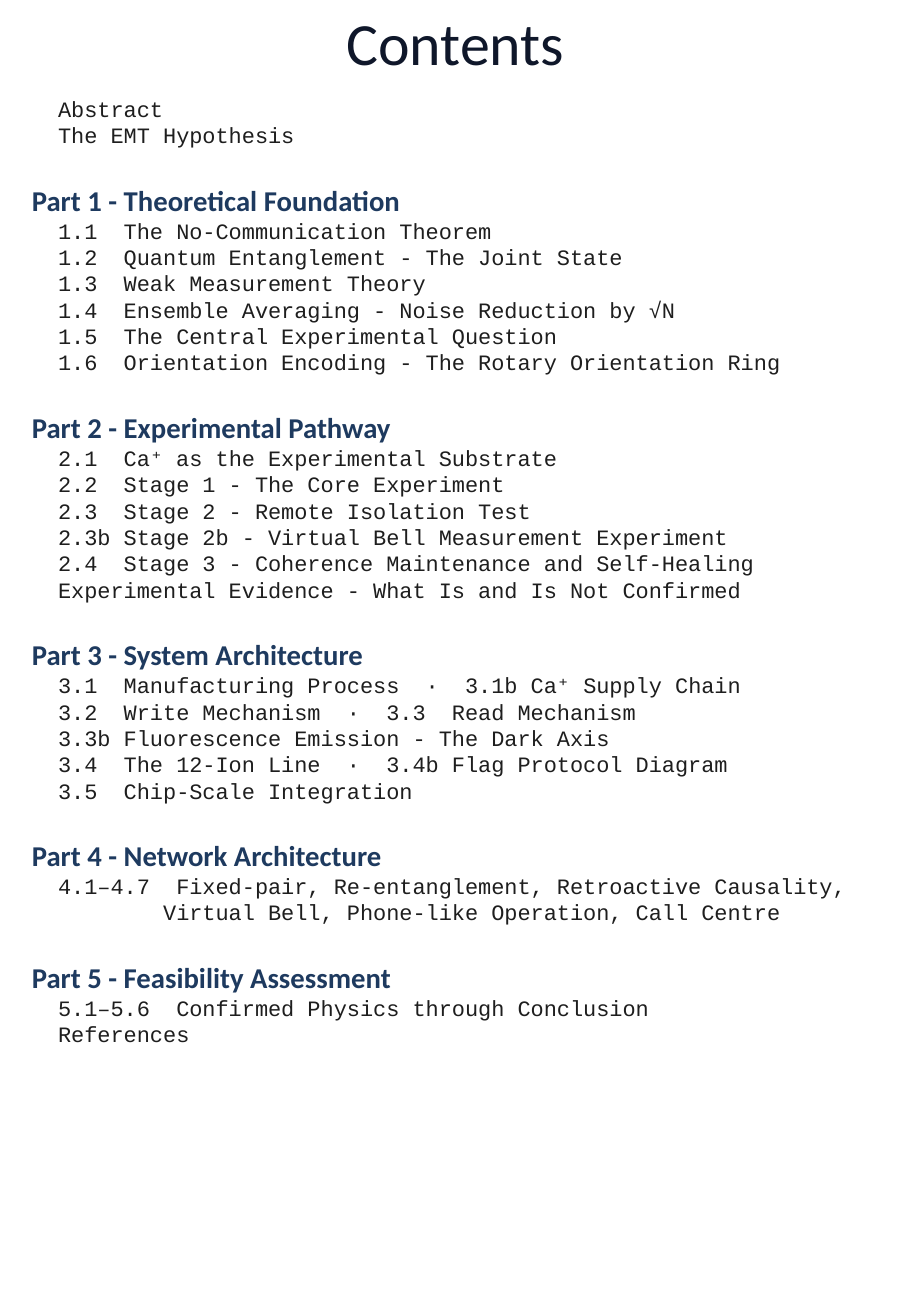
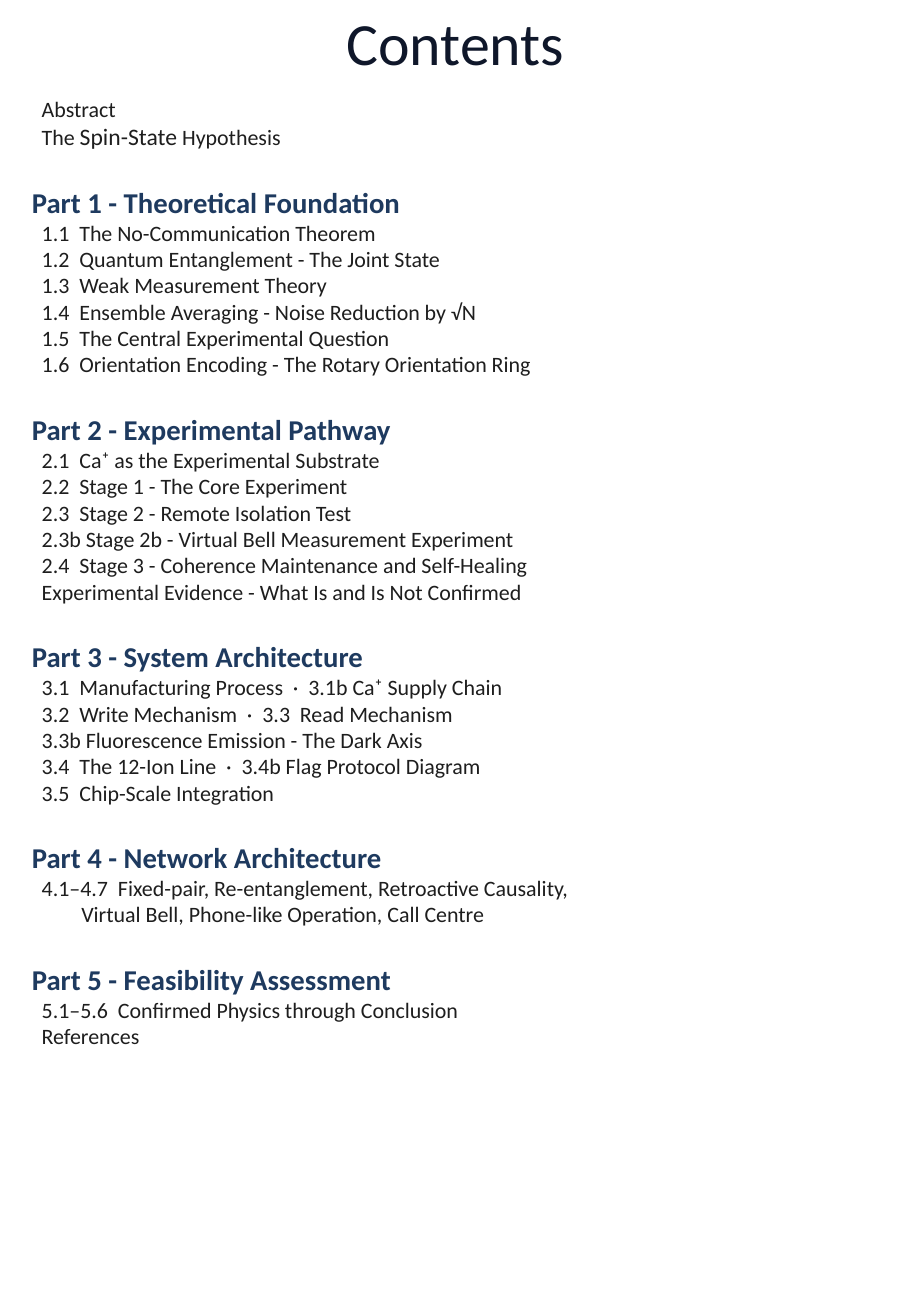
Before and after one commit to DansDesigns/EMT, a slide deck: slide 4 of revisions/QuantumEntangledMultiplexingTransceiver_Rev10.pptx. Drawn at 911x1316 pixels with LibreOffice and Linux fonts; fonts in the diff are those of the drawing. Boxes give left, top, right and bottom in pixels: in the first picture for what was removed or moved away, otherwise in the second. Text is boxed around its words. In the diff, an @@ line names an element or a change of style, - is before the commit and + after.

```diff
--- a/revisions/QuantumEntangledMultiplexingTransceiver_Rev10.pptx
+++ b/revisions/QuantumEntangledMultiplexingTransceiver_Rev10.pptx
@@ text at (42,101,568,1044): font Courier New to Calibri in "Abstract", "1.1 The No-Communication Theorem", "1.2 Quantum Entanglement - The Joint State", "1.3 Weak Measurement Theory" and 18 more places @@
@@ text at (42,128,280,149): text changed; font Courier New to Calibri @@
-The EMT Hypothesis
+The Spin-State Hypothesis
```
Also in this commit, not shown: 4 other slides changed, 1 other file.
